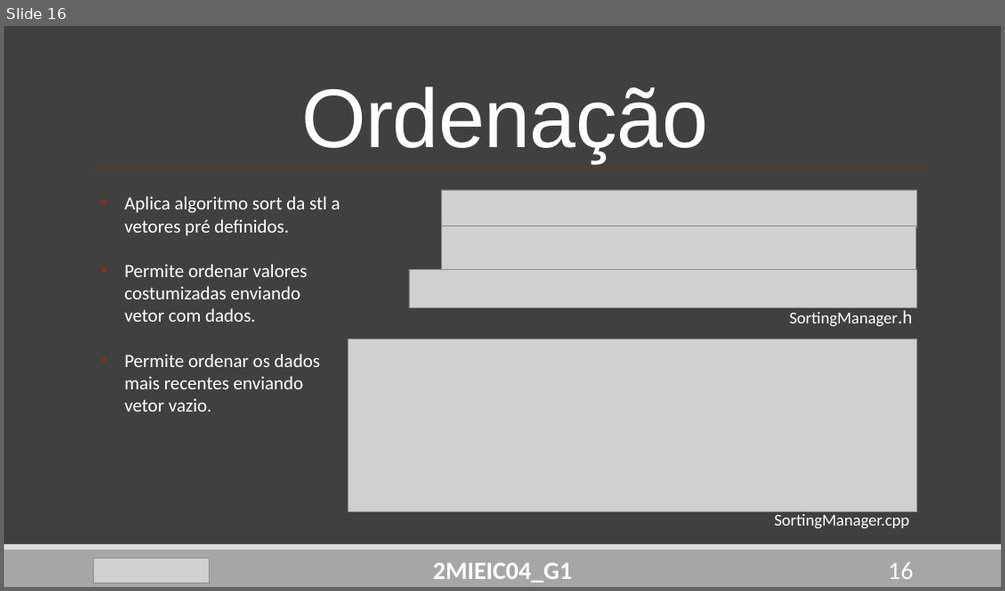
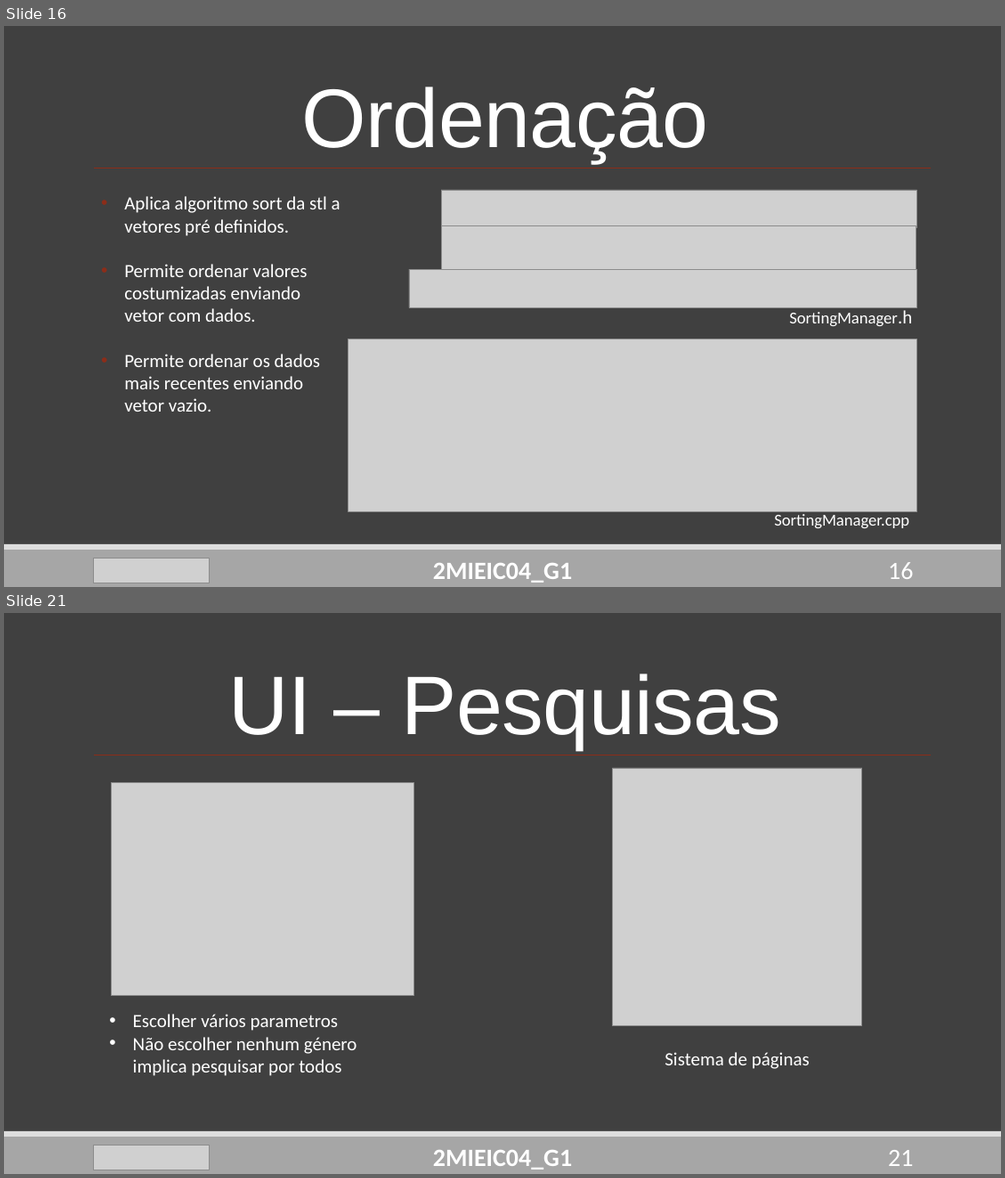
Before and after one commit to DoStini/FEUP-AEDA-proj, a slide deck: StreamZ_Apresentation4.pptx. Shown one above the other, each under a label of ours: slide 16 before the commit, slides 16 and 21 after it; the slides between them are not shown. The pictures are 1005x591 and 1005x1178 pixels, drawn with LibreOffice and Linux fonts; fonts in the diff are those of the drawing; grey boxes stand for pictures. Boxes give left, top, right and bottom in pixels: in the first picture for what was removed or moved away, otherwise in the second. Text is boxed around its words. In the diff, an @@ line names an element or a change of style, - is before the commit and + after.

```diff
--- a/StreamZ_Apresentation4.pptx
+++ b/StreamZ_Apresentation4.pptx
@@ slide 21 added at (4,613,1001,1174), background #404040; not listed: 3 template elements that a slide beside it also shows @@
@@ title added at (229,674,781,749), 80 pt, text #FFFFFF @@
+UI – Pesquisas
@@ line added from (931, 755) to (94, 755), #8C2D19 1 pt @@
@@ picture added at (613,768,863,1025) @@
@@ picture added at (111,783,413,995) @@
@@ text added at (133,1013,357,1076), 18 pt, text #FFFFFF @@
+• Escolher vários parametros
+• Não escolher nenhum género implica pesquisar por todos
@@ text added at (664,1052,809,1069), 18 pt, text #FFFFFF @@
+Sistema de páginas
@@ picture added at (94,1144,209,1170) @@
@@ text added at (433,1150,572,1169), 24 pt, text #FFFFFF, bold @@
+2MIEIC04_G1
@@ page number added at (888,1150,913,1166), 24 pt, text #FFFFFF @@
+21
```
Also in this commit, not shown: 3 slides changed, 1 other slide added.
